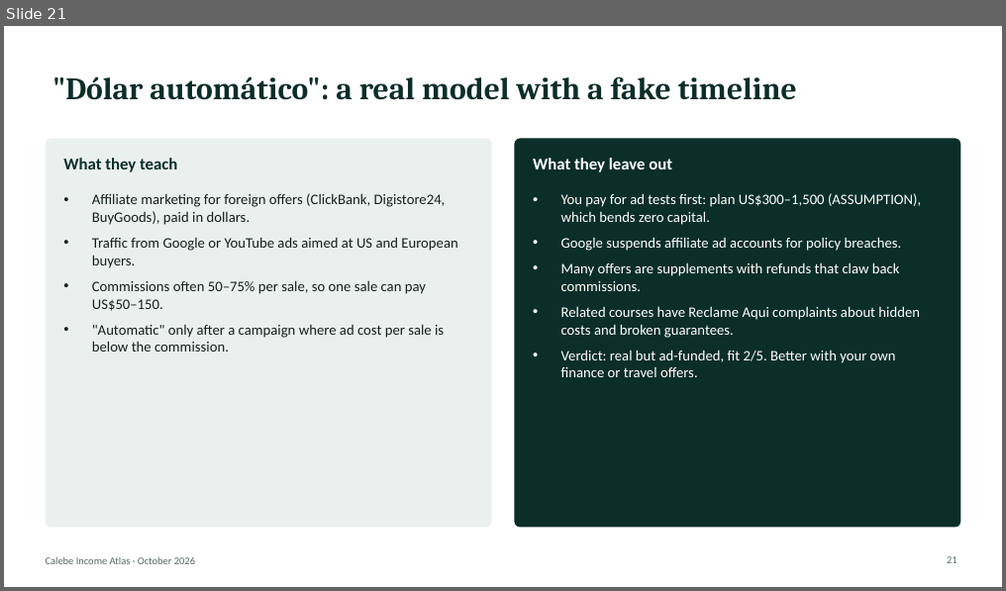
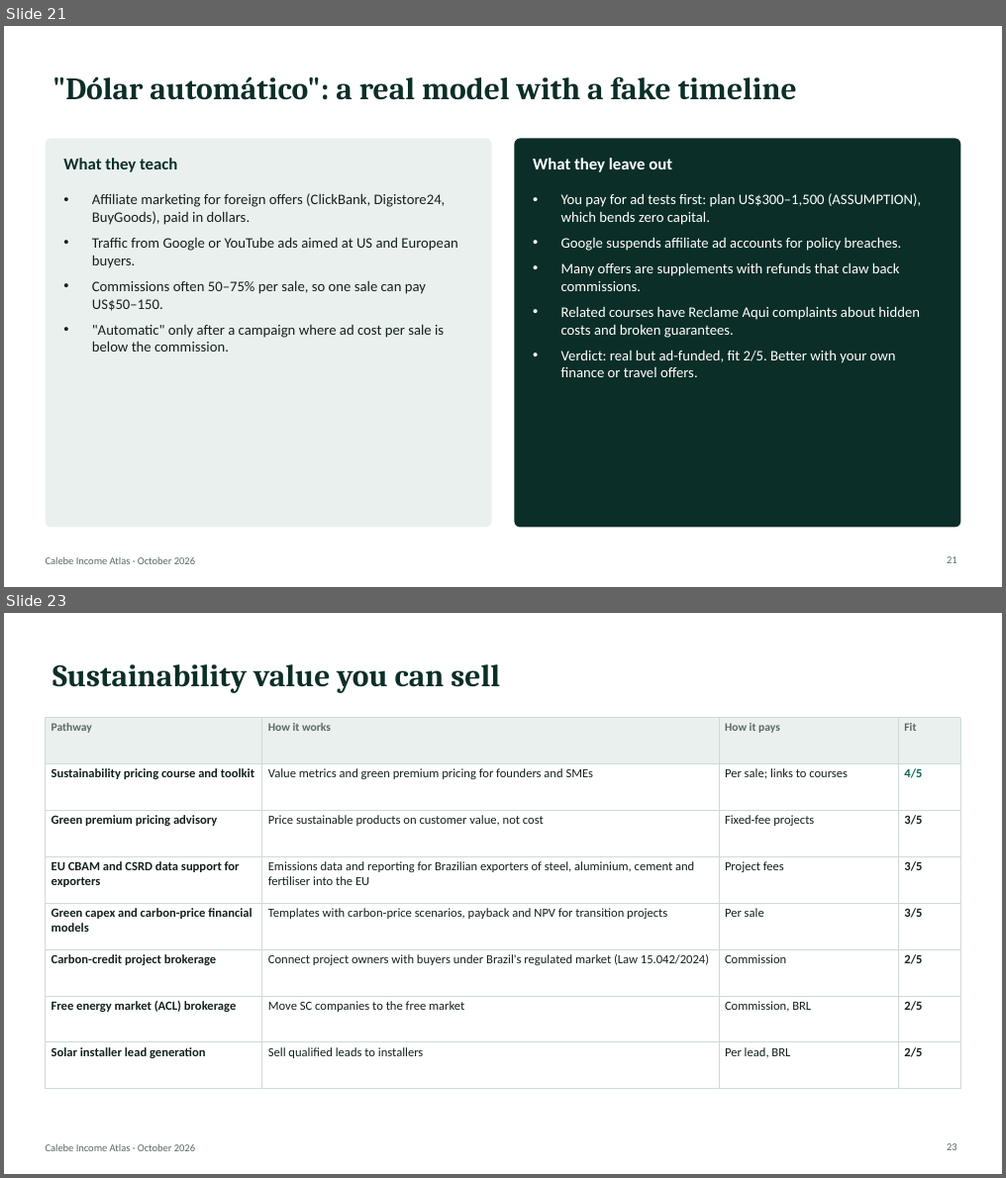
Before and after one commit to algarcalebe-web/legendary-bassoon, a slide deck: research/Calebe_Income_Atlas.pptx. Shown one above the other, each under a label of ours: slide 21 before the commit, slides 21 and 23 after it; the slides between them are not shown. The pictures are 1006x591 and 1006x1178 pixels, drawn with LibreOffice and Linux fonts; fonts in the diff are those of the drawing. Boxes give left, top, right and bottom in pixels: in the first picture for what was removed or moved away, otherwise in the second. Text is boxed around its words. In the diff, an @@ line names an element or a change of style, - is before the commit and + after.

```diff
--- a/research/Calebe_Income_Atlas.pptx
+++ b/research/Calebe_Income_Atlas.pptx
@@ slide 23 added at bbox=[4, 613, 1002, 1174], background #FFFFFF; not listed: 1 template element that a slide beside it also shows @@
@@ title added at bbox=[53, 664, 500, 693], 30 pt, text #0B2E28, bold @@
+Sustainability value you can sell
@@ table added at bbox=[46, 718, 960, 1062], 8 rows, 4 columns @@
+Pathway | How it works | How it pays | Fit
+Sustainability pricing course and toolkit | Value metrics and green premium pricing for founders and SMEs | Per sale; links to courses | 4/5
+Green premium pricing advisory | Price sustainable products on customer value, not cost | Fixed-fee projects | 3/5
+EU CBAM and CSRD data support for exporters | Emissions data and reporting for Brazilian exporters of steel, aluminium, cement and fertiliser into the EU | Project fees | 3/5
+Green capex and carbon-price financial models | Templates with carbon-price scenarios, payback and NPV for transition projects | Per sale | 3/5
+Carbon-credit project brokerage | Connect project owners with buyers under Brazil's regulated market (Law 15.042/2024) | Commission | 2/5
+Free energy market (ACL) brokerage | Move SC companies to the free market | Commission, BRL | 2/5
+Solar installer lead generation | Sell qualified leads to installers | Per lead, BRL | 2/5
@@ page number added at bbox=[946, 1144, 957, 1151], 10 pt, text #5A6964 @@
+23
```
Also in this commit, not shown: 1 slide changed, 3 other slides added, 2 other files.
